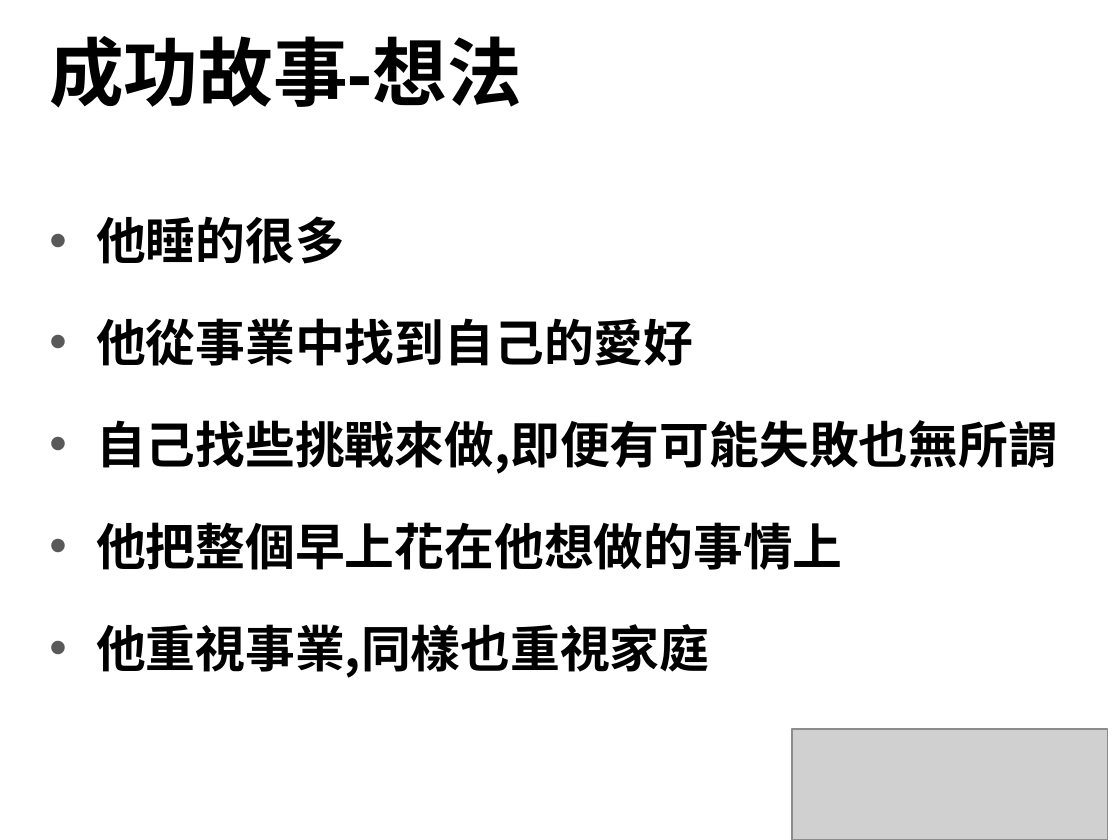
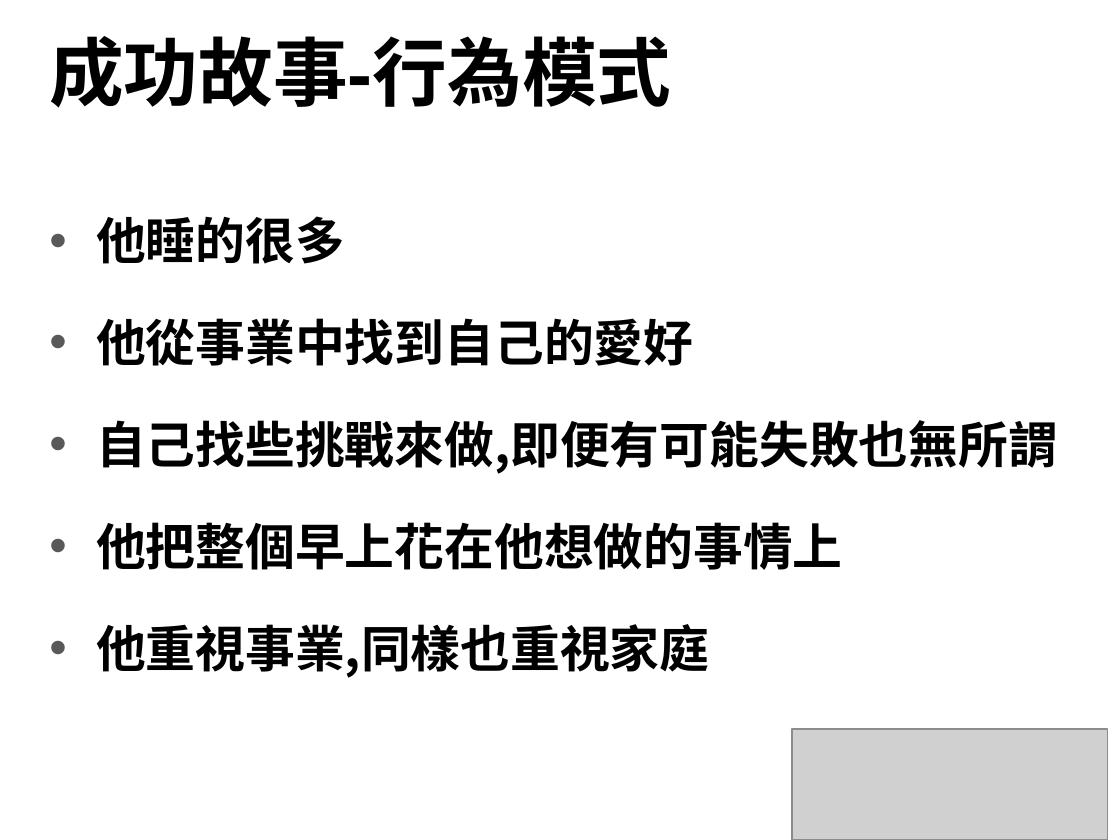
Before and after one commit to alex19891118/NTUB105, a slide deck: slide 9 of Amazon/Jeff Bezos .pptx. Drawn at 1120x840 pixels with LibreOffice and Linux fonts; fonts in the diff are those of the drawing; grey boxes stand for pictures. Boxes give left, top, right and bottom in pixels: in the first picture for what was removed or moved away, otherwise in the second. Text is boxed around its words. In the diff, an @@ line names an element or a change of style, - is before the commit and + after.

```diff
--- a/Amazon/Jeff Bezos .pptx
+++ b/Amazon/Jeff Bezos .pptx
@@ title at [49, 36, 671, 108]: text changed @@
-成功故事-想法
+成功故事-行為模式
```
Also in this commit, not shown: 4 other slides changed.
